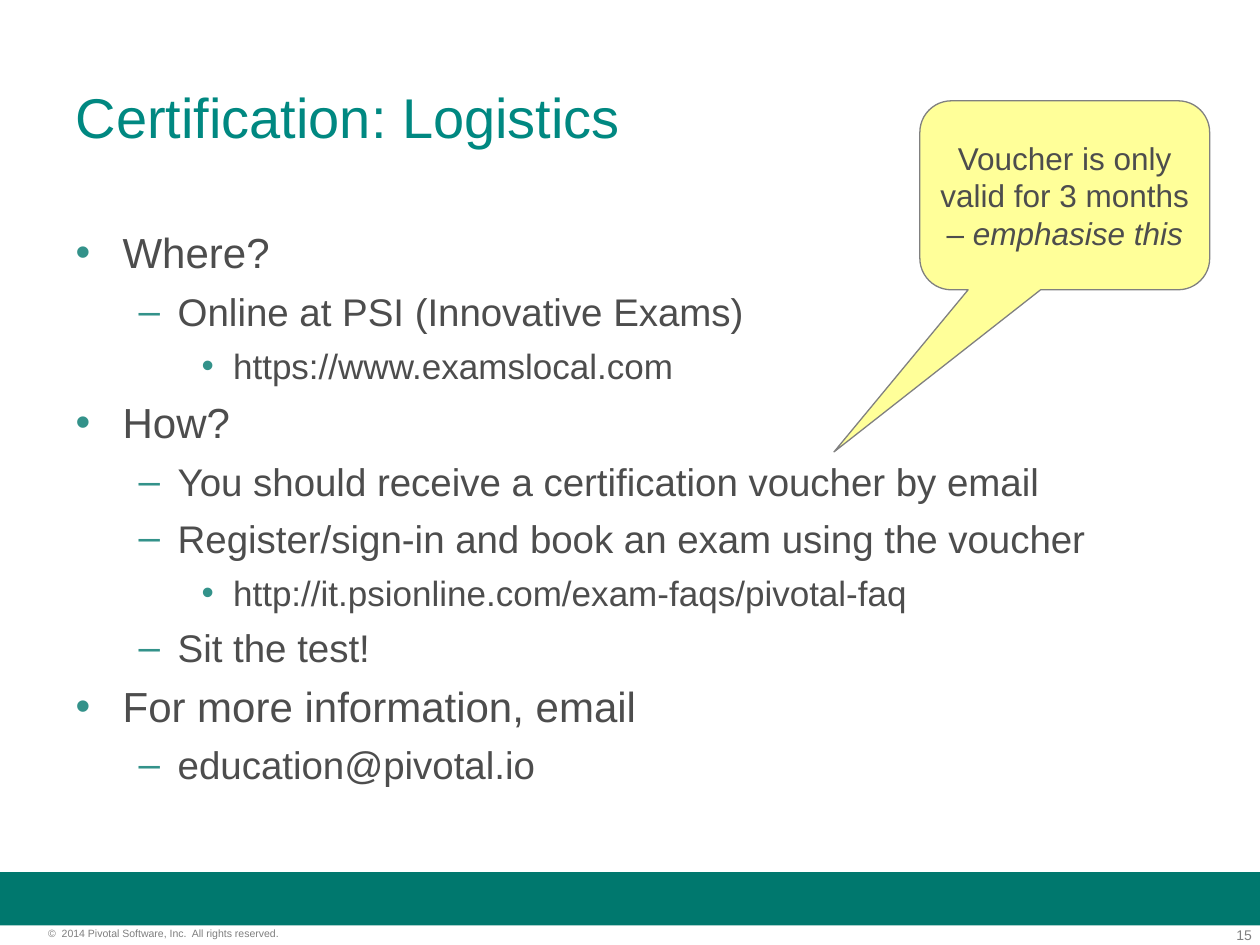
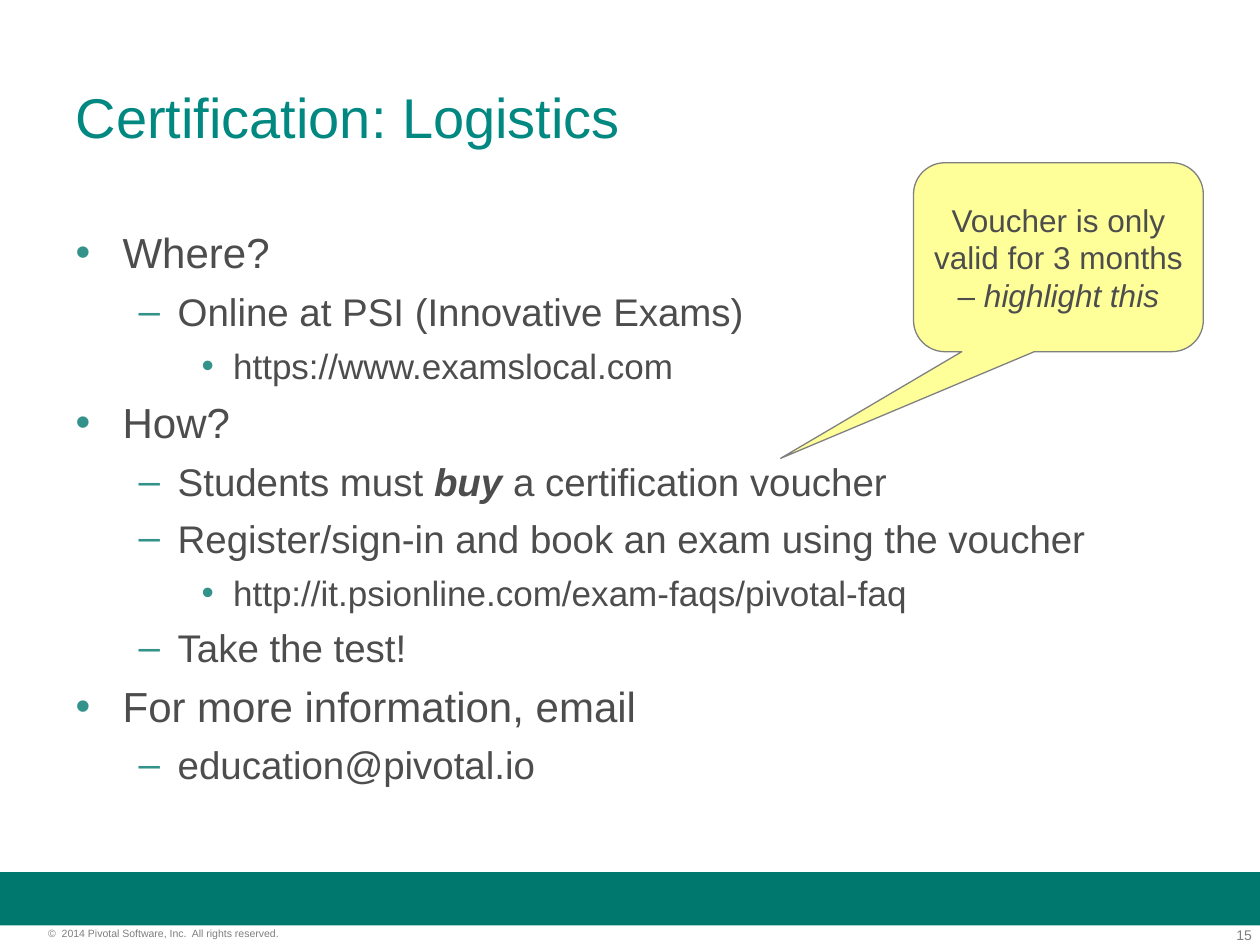
Before and after one commit to felipeg48/pcf-developer-cb, a slide deck: slide 15 of instructor/PCF-Dev-Changes-1.11.a.ppt. Drawn at 1260x945 pixels with LibreOffice and Linux fonts; fonts in the diff are those of the drawing; background and template pictures are left out. Boxes give left, top, right and bottom in pixels: in the first picture for what was removed or moved away, otherwise in the second. Text is boxed around its words. In the diff, an @@ line names an element or a change of style, - is before the commit and + after.

```diff
--- a/instructor/PCF-Dev-Changes-1.11.a.ppt
+++ b/instructor/PCF-Dev-Changes-1.11.a.ppt
@@ rounded speech box "Voucher is only valid for ...": place and size @@
-rounded speech box "Voucher is only valid for ..." at (920,101,1210,290)
+rounded speech box "Voucher is only valid for ..." at (914,163,1203,352)
@@ rounded speech box "Voucher is only valid for ..." at (914,163,1203,352): proportions changed @@
@@ text in rounded speech box at (984,284,1159,313): text changed @@
-– emphasise this
+– highlight this
@@ text at (178,468,887,503): text changed @@
-  – You should receive a certification voucher by email
+  – Students must buy a certification voucher
@@ text at (178,634,407,663): text changed @@
-  – Sit the test!
+  – Take the test!
```
Also in this commit, not shown: 2 other slides changed, 1 other file.
